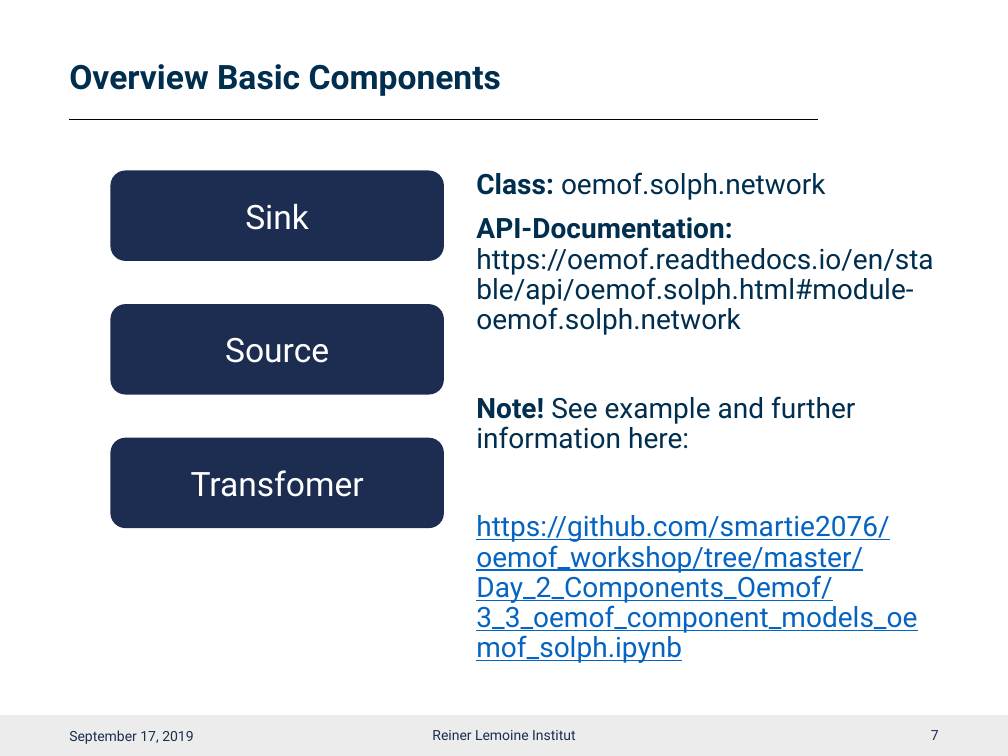
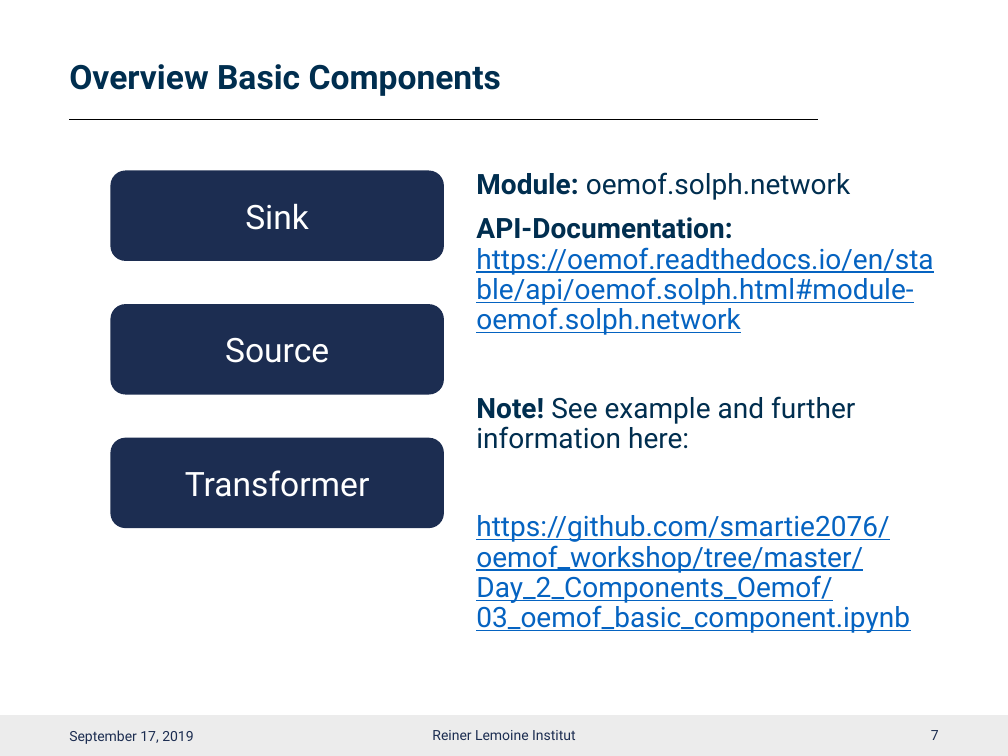
Before and after one commit to smartie2076/oemof_workshop, a slide deck: slide 8 of Oemof_Workshop_05_Components.pptx. Drawn at 1008x756 pixels with LibreOffice and Linux fonts; fonts in the diff are those of the drawing; background and template pictures are left out. Boxes give left, top, right and bottom in pixels: in the first picture for what was removed or moved away, otherwise in the second. Text is boxed around its words. In the diff, an @@ line names an element or a change of style, - is before the commit and + after.

```diff
--- a/Oemof_Workshop_05_Components.pptx
+++ b/Oemof_Workshop_05_Components.pptx
@@ text at (476,172,850,200): text changed @@
-Class: oemof.solph.network
+Module: oemof.solph.network
@@ text at (476,217,933,335): text colour #002E4F to #0563C1, underline on in "https://oemof.readthedocs.io/en/stable/api/oemof.solph.html# ..." @@
@@ text in rounded rectangle at (185,470,370,497): text changed @@
-Transfomer
+Transformer
@@ text at (476,515,910,633): text changed @@
-https://github.com/smartie2076/oemof_workshop/tree/master/Day_2_Components_Oemof/3_3_oemof_component_models_oemof_solph.ipynb
+https://github.com/smartie2076/oemof_workshop/tree/master/Day_2_Components_Oemof/03_oemof_basic_component.ipynb
```
Also in this commit, not shown: 9 other slides changed, 3 other files.
